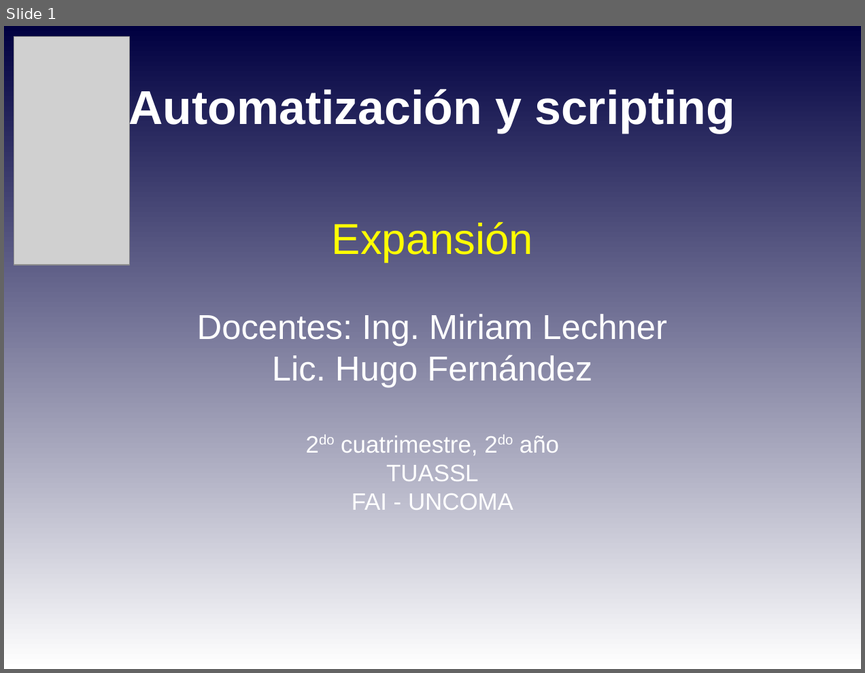
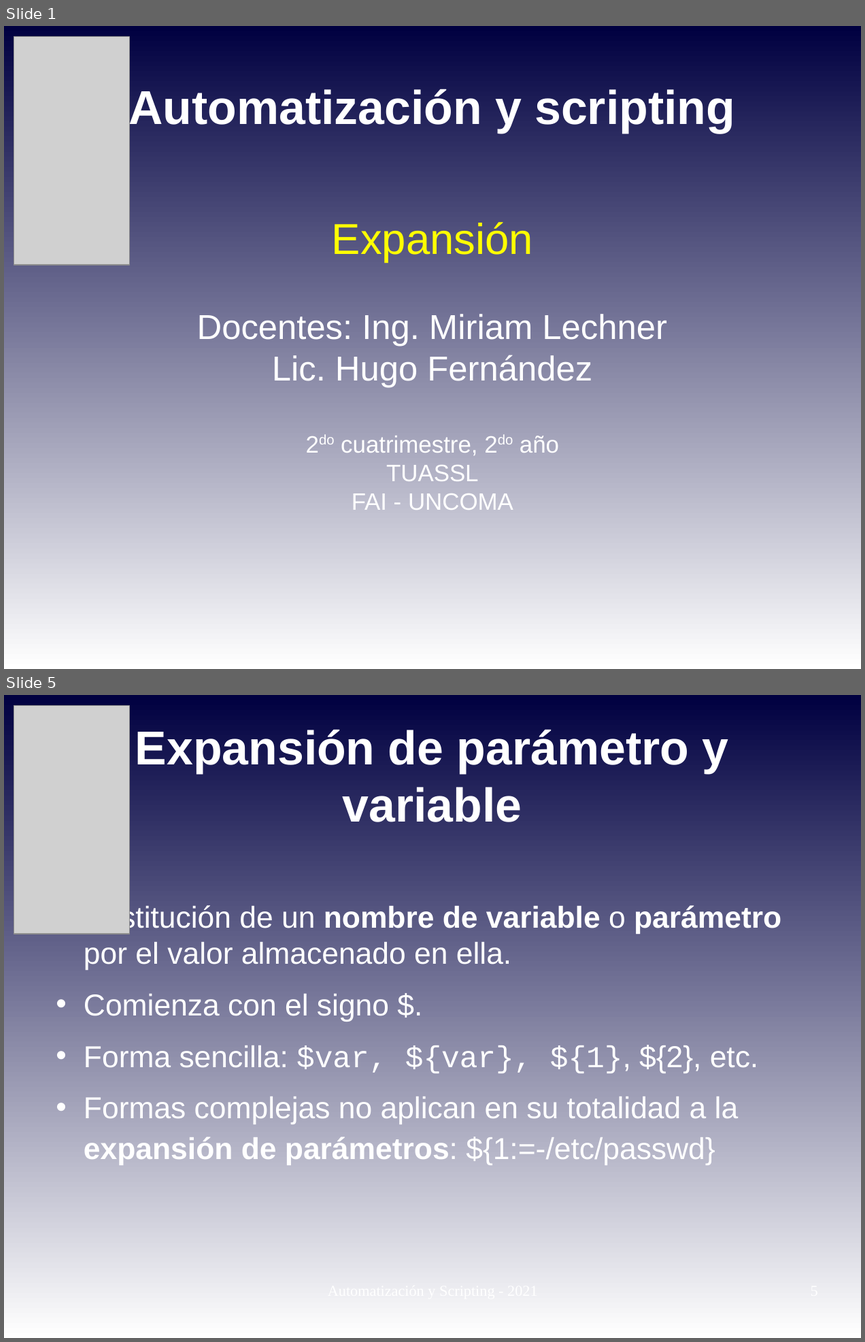
Before and after one commit to niniadcobre/-AutoyScripting, a slide deck: clases/AYS_clase06.odp. Shown one above the other, each under a label of ours: slide 1 before the commit, slides 1 and 5 after it; the slides between them are not shown. The pictures are 865x673 and 865x1342 pixels, drawn with LibreOffice and Linux fonts; fonts in the diff are those of the drawing; grey boxes stand for pictures. Boxes give left, top, right and bottom in pixels: in the first picture for what was removed or moved away, otherwise in the second. Text is boxed around its words. In the diff, an @@ line names an element or a change of style, - is before the commit and + after.

```diff
--- a/clases/AYS_clase06.odp
+++ b/clases/AYS_clase06.odp
@@ slide 5 added at box(4, 695, 861, 1338), background gradient #000040 to #FFFFFF @@
@@ picture added at box(14, 706, 129, 934) @@
@@ title added at box(135, 729, 728, 822), 44 pt, text #FFFFFF, bold @@
+Expansión de parámetro y variable
@@ text added at box(84, 904, 781, 1165), 28 pt, text #FFFFFF @@
+• Sustitución de un nombre de variable o parámetro por el valor almacenado en ella.
+• Comienza con el signo $.
+• Forma sencilla: $var, ${var}, ${1}, ${2}, etc.
+• Formas complejas no aplican en su totalidad a la expansión de parámetros: ${1:=-/etc/passwd}
```
Also in this commit, not shown: 9 slides changed, 6 other files.
